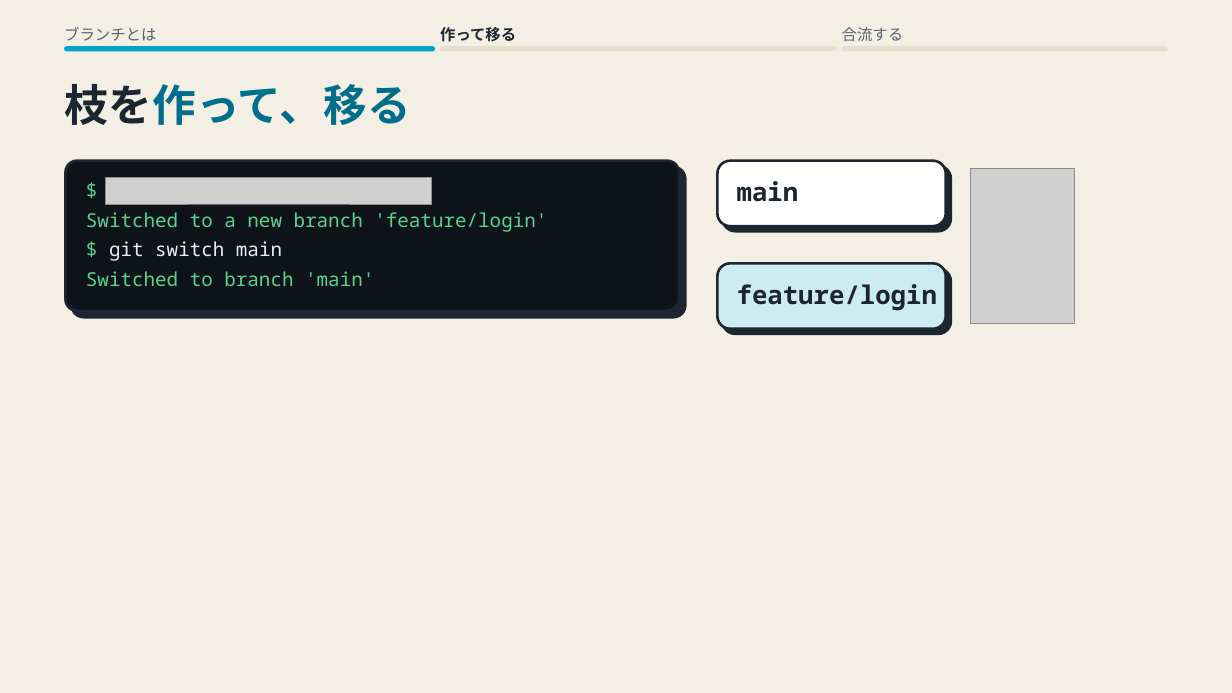
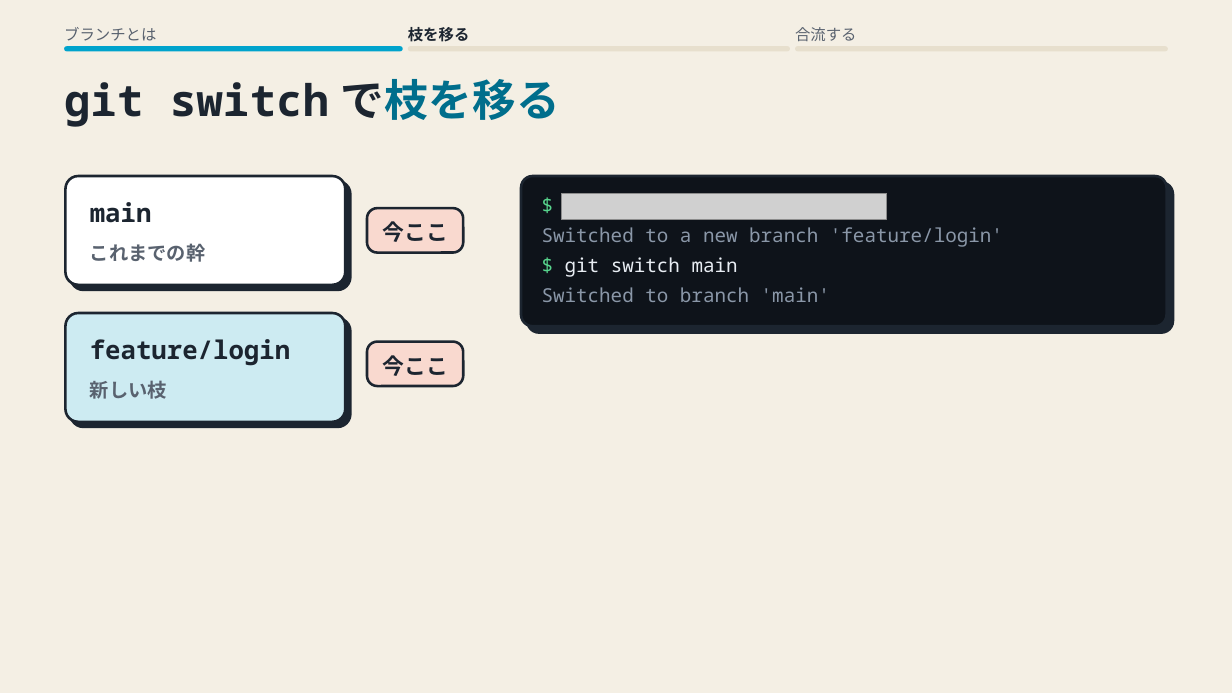
Before and after one commit to yukihito-jokyu/context, a slide deck: slide 2 of docs/artifacts/skills/motion-deck/git-branch.pptx. Drawn at 1232x693 pixels with LibreOffice and Linux fonts; fonts in the diff are those of the drawing; grey boxes stand for pictures. Boxes give left, top, right and bottom in pixels: in the first picture for what was removed or moved away, otherwise in the second. Text is boxed around its words. In the diff, an @@ line names an element or a change of style, - is before the commit and + after.

```diff
--- a/docs/artifacts/skills/motion-deck/git-branch.pptx
+++ b/docs/artifacts/skills/motion-deck/git-branch.pptx
@@ text at [408,27,470,42]: text changed @@
-作って移る
+枝を移る
@@ text "合流する": place and size @@
-text "合流する" at [842,27,904,41]
+text "合流する" at [795,27,857,41]
@@ rounded rectangle: place and size @@
-rounded rectangle at [64,46,434,52]
+rounded rectangle at [64,46,402,52]
@@ rounded rectangle: place and size @@
-rounded rectangle at [440,46,836,52]
+rounded rectangle at [408,46,789,52]
@@ rounded rectangle: place and size @@
-rounded rectangle at [842,46,1168,52]
+rounded rectangle at [795,46,1167,52]
@@ text at [64,79,560,127]: text changed; font Noto Sans CJK JP to Noto Sans Mono; text colour #006E8C to #1C2530 @@
-枝を作って、移る
+git switch で枝を移る
@@ rounded rectangle: place and size @@
-rounded rectangle at [717,161,945,226]
+rounded rectangle at [66,177,346,286]
@@ rounded rectangle at [66,177,346,286]: proportions changed @@
@@ rounded rectangle: place and size @@
-rounded rectangle at [66,161,679,311]
+rounded rectangle at [521,177,1167,326]
@@ picture removed at [970,168,1074,221] @@
@@ picture removed at [970,168,1074,323] @@
@@ text "main": place and size @@
-text "main" at [737,181,799,202]
+text "main" at [90,202,152,223]
@@ rounded rectangle added at [367,208,463,252], fill #F9D9CF, outline #1C2530 2 pt @@
@@ text added at [382,221,448,242], 17 pt, text #1C2530, bold @@
+今ここ
@@ text "Switched to a new branch ..." at [542,227,1003,247]: text colour #57D38C to #8A97A8 @@
@@ text added at [90,243,205,262], 15 pt, text #59626F, bold @@
+これまでの幹
@@ rounded rectangle removed at [717,263,945,329] @@
@@ 4 texts, 1 picture: place and size @@
-4 texts, 1 picture at [86,177,547,286]
+4 texts, 1 picture at [542,193,1003,302]
@@ text "Switched to branch 'main'" at [542,287,830,302]: text colour #57D38C to #8A97A8 @@
@@ rounded rectangle added at [66,313,346,422], fill #CDEBF2, outline #1C2530 2 pt @@
@@ text "feature/login": place and size @@
-text "feature/login" at [737,284,937,311]
+text "feature/login" at [90,339,290,366]
@@ rounded rectangle added at [367,342,463,386], fill #F9D9CF, outline #1C2530 2 pt @@
@@ text added at [382,355,448,376], 17 pt, text #1C2530, bold @@
+今ここ
@@ text added at [90,380,167,399], 15 pt, text #59626F, bold @@
+新しい枝
```
Also in this commit, not shown: 2 other slides changed, 14 other files.
